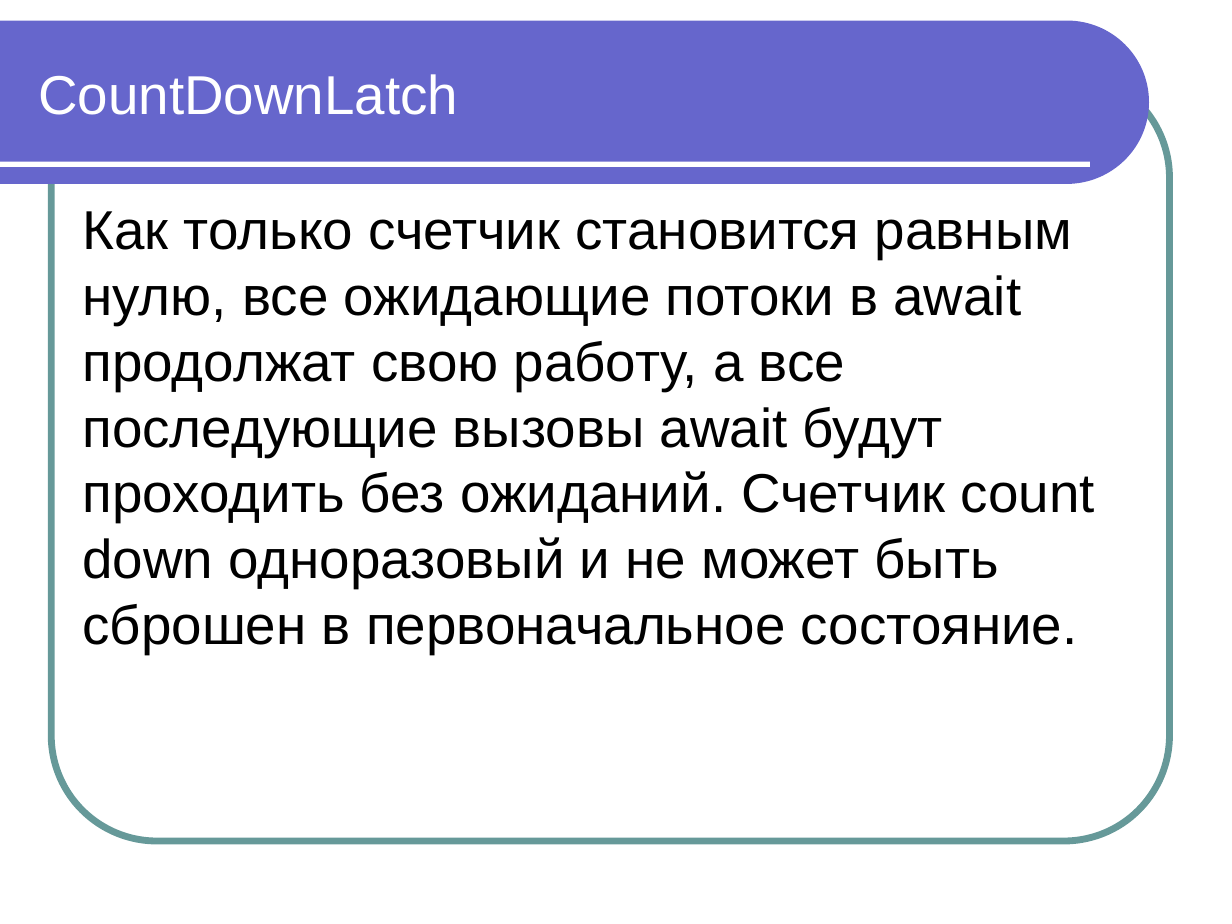
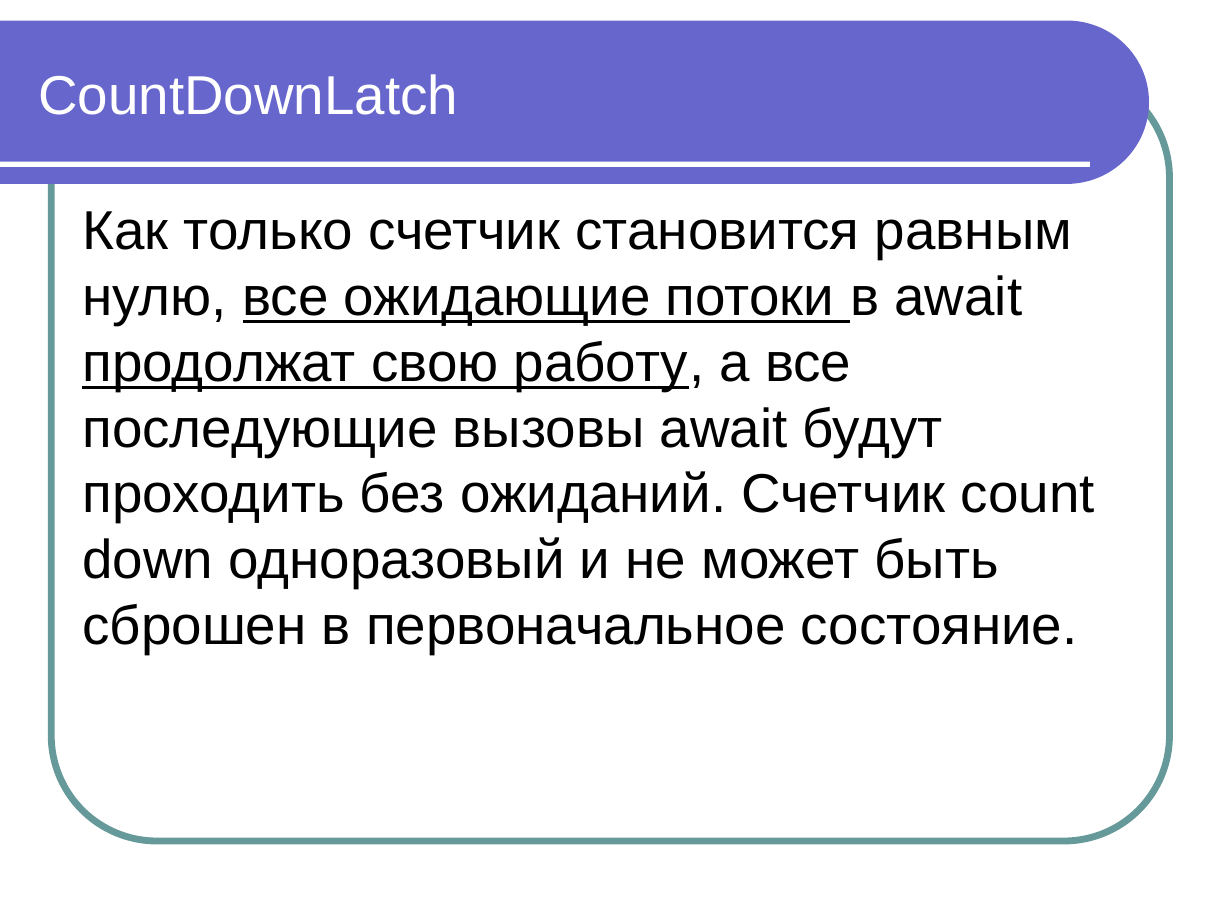
Before and after one commit to maxchv/JavaLessons, a slide deck: slide 90 of Lesson15/Modul 11 Vychislitelnye potoki.pptx (slide 89 before the commit). Drawn at 1232x924 pixels with LibreOffice and Linux fonts; fonts in the diff are those of the drawing. Boxes give left, top, right and bottom in pixels: in the first picture for what was removed or moved away, otherwise in the second. Text is boxed around its words. In the diff, an @@ line names an element or a change of style, - is before the commit and + after.

```diff
--- a/Lesson15/Modul 11 Vychislitelnye potoki.pptx
+++ b/Lesson15/Modul 11 Vychislitelnye potoki.pptx
@@ text "Как только счетчик становится равным ..." at <box>82,211,1095,654</box>: underline on in "все ожидающие потоки продолжат свою работу," @@
```
Also in this commit, not shown: 4 other slides changed, 3 slides added, 1 other file.
